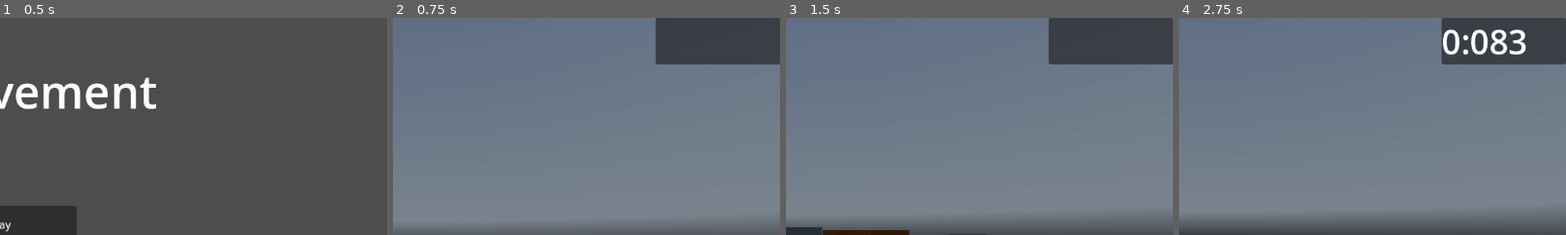
Above: before the commit, frames 1-4 (left to right).
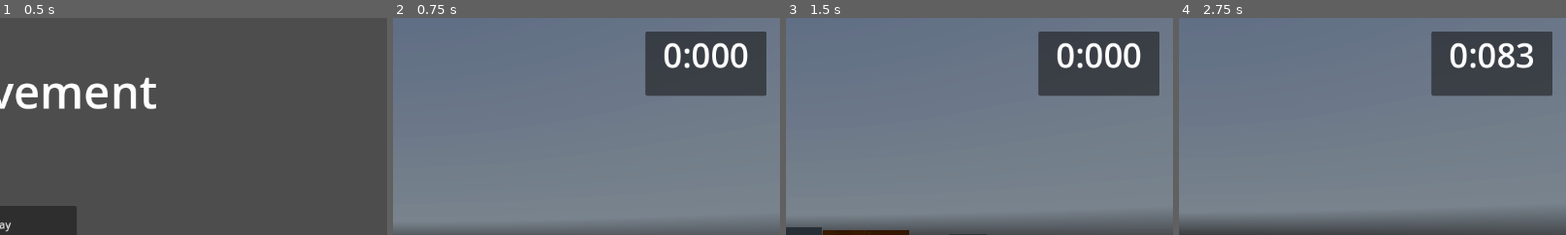
Above: after the commit, the same moments.

Repository: BreadDemon/Schmovement
Game: Godot game, scene res://nodes/menus/game_menu.tscn
The game is run twice, just before and just after one commit, with the same random seed, the same clock (stepped at 60 frames per second) and the same inputs. A sky picture missing from this copy of the repository is replaced by a grey-blue gradient.
Inputs (mouse positions are % of the whole screen's width and height, from its top left):
- Up to frame 1 (0.5 s): no input
- Up to frame 2 (0.75 s): click "Play" at 0.5 s
- Up to frame 3 (1.5 s): move the mouse to (55, 50) at 1.27 s; hold W (forward) from 1.28 s (still down); hold Ctrl (Crouch) from 1.28 s (still down)
- Up to frame 4 (2.75 s): keep holding W (forward); tap Space (Jump) at 1.52, 2.27 s; move the mouse to (45, 50) at 2.02 s; release Ctrl (Crouch) at 2.03 s; tap Shift (Sprint) at 2.1 s
The pictures show only the part of the screen within x 50-100%, y 0-50%; the shares and areas given below are measured in that part.

Frame 1 is identical in both runs. In frame 2, 8.5% of the frame differs, in the area x 65-100%, y 0-36%; in frame 3, 8.5%; in frame 4, 9.2%.

Commit message:
Added PB

Diff:
--- a/src/nodes/menus/Timer.tscn
+++ b/src/nodes/menus/Timer.tscn
@@ -4,18 +4,44 @@
 
 [node name="Timer" type="CanvasLayer"]
 
-[node name="PanelContainer" type="PanelContainer" parent="."]
+[node name="MarginContainer" type="MarginContainer" parent="."]
+custom_minimum_size = Vector2(180, 0)
 anchors_preset = 1
 anchor_left = 1.0
 anchor_right = 1.0
-offset_left = -185.0
-offset_bottom = 69.0
+offset_left = -150.0
+offset_top = 20.0
+offset_right = -20.0
+offset_bottom = 116.0
 grow_horizontal = 0
+
+[node name="CenterContainer" type="CenterContainer" parent="MarginContainer"]
+custom_minimum_size = Vector2(180, 0)
+layout_mode = 2
+
+[node name="PanelContainer" type="PanelContainer" parent="MarginContainer/CenterContainer"]
+custom_minimum_size = Vector2(180, 0)
+layout_mode = 2
 size_flags_horizontal = 8
 size_flags_vertical = 0
 
-[node name="Timer" type="Label" parent="PanelContainer"]
+[node name="MarginContainer" type="MarginContainer" parent="MarginContainer/CenterContainer/PanelContainer"]
+custom_minimum_size = Vector2(180, 0)
+layout_mode = 2
+
+[node name="VBoxContainer" type="VBoxContainer" parent="MarginContainer/CenterContainer/PanelContainer/MarginContainer"]
+custom_minimum_size = Vector2(180, 0)
+layout_mode = 2
+
+[node name="Timer" type="Label" parent="MarginContainer/CenterContainer/PanelContainer/MarginContainer/VBoxContainer"]
 layout_mode = 2
 theme_override_font_sizes/font_size = 50
+text = "0:000"
+horizontal_alignment = 1
 vertical_alignment = 1
 script = ExtResource("1_0wx5u")
+
+[node name="PersonalBest" type="Label" parent="MarginContainer/CenterContainer/PanelContainer/MarginContainer/VBoxContainer"]
+layout_mode = 2
+theme_override_colors/font_color = Color(0, 0.8, 0, 1)
+horizontal_alignment = 2
--- a/src/scripts/Mili_seconds.gd
+++ b/src/scripts/Mili_seconds.gd
@@ -10,7 +10,7 @@
 
 func update():
 	if running:
-		var formatted_time = str(start_time)
+		var formatted_time = str(start_time+0.000)
 		var decimal_index = formatted_time.find(".")
 		if decimal_index > 0:
 			formatted_time = formatted_time.left(decimal_index + 4)  # Take only two decimal places
@@ -23,3 +23,9 @@
 	Global.start_time = str(start_time)
 	update()
 	running = false
+
+func set_pb():
+	if float(Global.personal_best) < float(Global.start_time):
+		var personal_best = get_parent().get_node("PersonalBest")
+		Global.personal_best = Global.start_time
+		personal_best.text = Global.personal_best
--- a/src/scripts/end_course.gd
+++ b/src/scripts/end_course.gd
@@ -5,5 +5,6 @@
 
 func _on_body_entered(body):
 	if body is Player and Global.start_course == start_course:
-		var timer = body.get_node("Timer").get_child(0).get_child(0)
+		var timer = body.get_node("Timer/MarginContainer/CenterContainer/PanelContainer/MarginContainer/VBoxContainer/Timer")
 		timer.running = false
+		timer.set_pb()
--- a/src/scripts/global.gd
+++ b/src/scripts/global.gd
@@ -1,11 +1,8 @@
 extends Node
 
 var start_time = 0
+var personal_best = 0
 
 var start_course
 
 var origin_point = Vector3(0, 3, 0)
-
-func reset():
-
-	pass
--- a/src/scripts/player.gd
+++ b/src/scripts/player.gd
@@ -167,7 +167,7 @@
 		velocity.z = lerp(velocity.z, direction.z * current_speed, delta * 3.0)
 
 func reset():
-	var timer = get_node("Timer").get_child(0).get_child(0)
+	var timer = get_node("Timer/MarginContainer/CenterContainer/PanelContainer/MarginContainer/VBoxContainer/Timer")
 	timer.reset_timer()
 	transform.origin = Global.origin_point
 	current_speed = 0
--- a/src/scripts/start_course.gd
+++ b/src/scripts/start_course.gd
@@ -5,7 +5,7 @@
 
 func _on_body_entered(body):
 	if body is Player:
-		var timer = body.get_node("Timer").get_child(0).get_child(0)
+		var timer = body.get_node("Timer/MarginContainer/CenterContainer/PanelContainer/MarginContainer/VBoxContainer/Timer")
 		if !timer.running:
 			self.monitorable = true
 			self.monitoring = true
